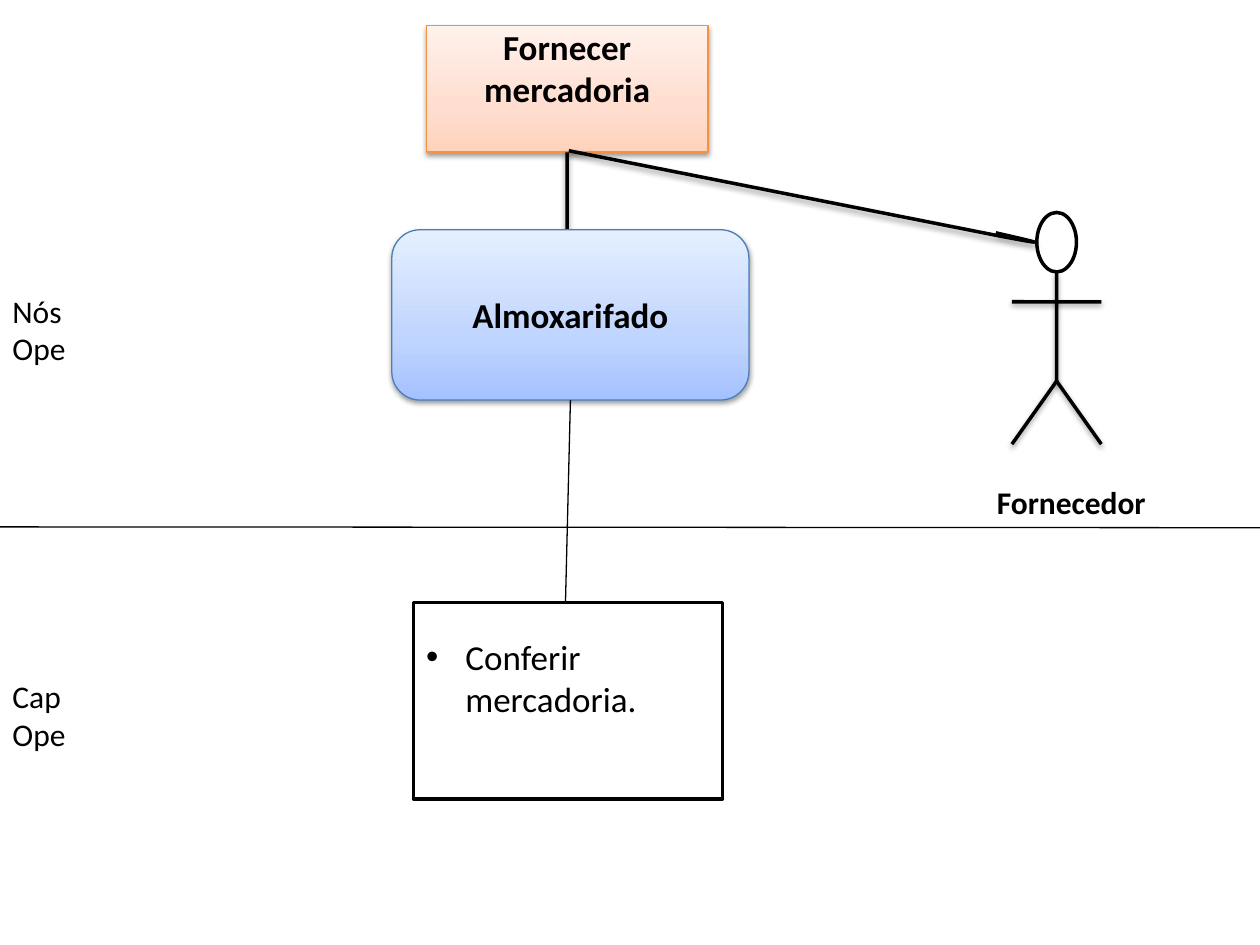
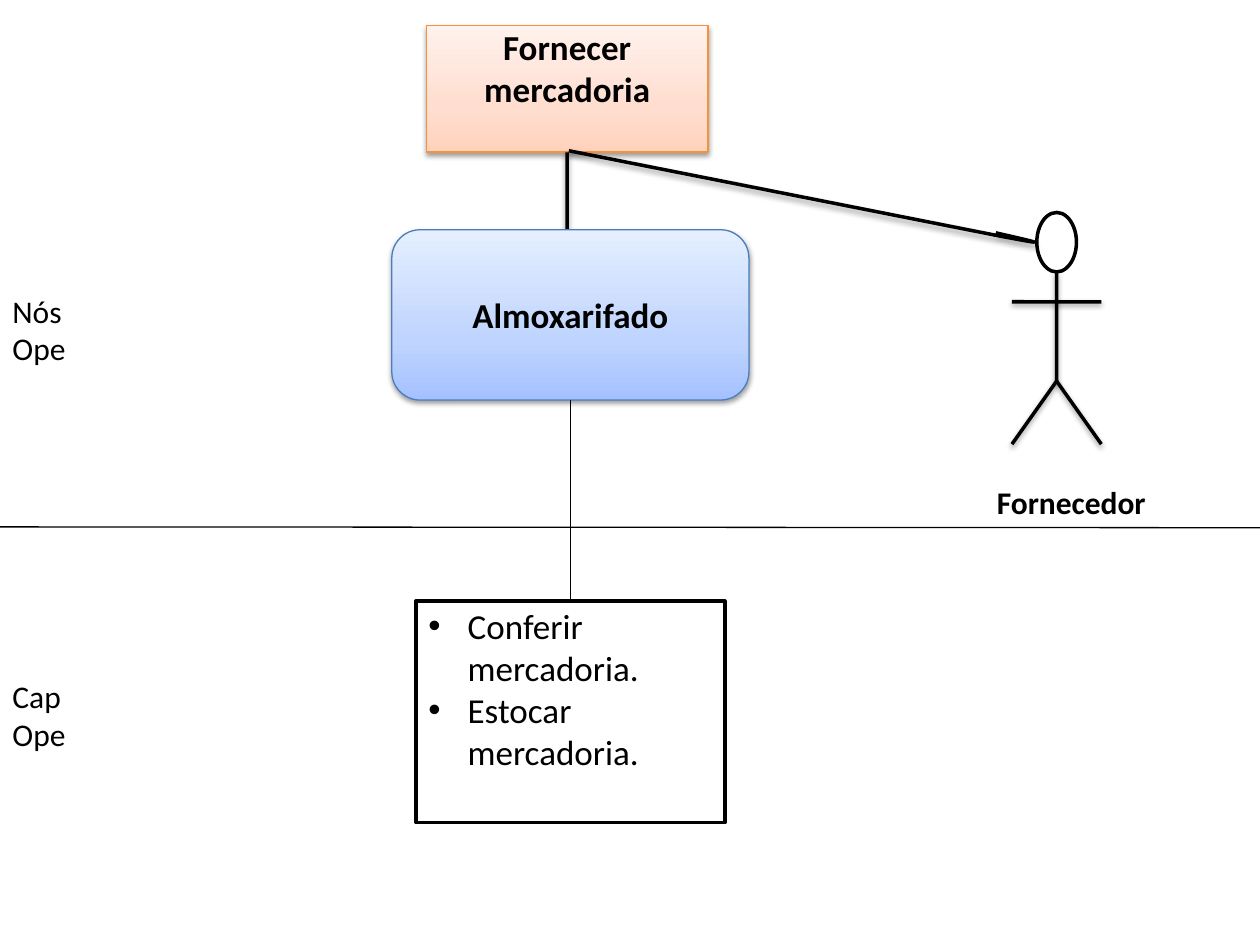
Before and after one commit to thiagobrunoalexandre/Oficina-de-Projeto-de-Empresa-1, a slide deck: slide 2 of Artefatos/15. Arquitetura de Negócio para cada Cenário.pptx. Drawn at 1260x945 pixels with LibreOffice and Linux fonts; fonts in the diff are those of the drawing. Boxes give left, top, right and bottom in pixels: in the first picture for what was removed or moved away, otherwise in the second. Text is boxed around its words. In the diff, an @@ line names an element or a change of style, - is before the commit and + after.

```diff
--- a/Artefatos/15. Arquitetura de Negócio para cada Cenário.pptx
+++ b/Artefatos/15. Arquitetura de Negócio para cada Cenário.pptx
@@ line moved from (571, 401) - (566, 601) to (571, 401) - (571, 601) @@
@@ rectangle "Conferir mercadoria.": place and size @@
-rectangle "Conferir mercadoria." at bbox=[413, 602, 722, 799]
+rectangle "Conferir mercadoria." at bbox=[416, 601, 724, 823]
@@ text in rectangle at bbox=[468, 700, 639, 766]: paragraph added @@
+• Estocar mercadoria.
```
Also in this commit, not shown: 3 other slides changed.
